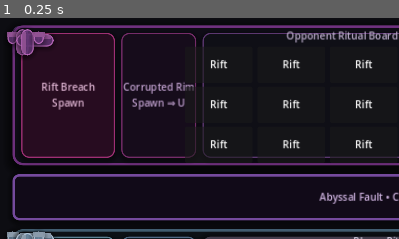
Above: before the commit, frame 1.
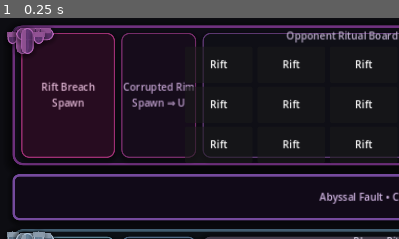
Above: after the commit, the same moment.

Repository: D3MISEarch/AbyssFall-merge-defense
Game: Godot game, scene res://scenes/Main.tscn
Same seed, same stepped clock (60 frames per second), same inputs: the game is played once before the commit and once after it.
Inputs:
- Up to frame 1 (0.25 s): no input
The pictures show only the part of the screen within x 0-50%, y 0-50%; the shares and areas given below are measured in that part.

The runs differ from the first frame. In frame 1, 0.5% of the frame differs, in the area x 3-15%, y 3-18%.
Error before the commit: Invalid call. Nonexistent function 'to_local' in base 'Panel'. (res://scripts/main.gd:522)
Error after the commit: Invalid call. Nonexistent function 'to_local' in base 'Panel'. (res://scripts/main.gd:533)

Commit message:
Refine hostile strip route to front-edge U readability

Diff:
--- a/scripts/main.gd
+++ b/scripts/main.gd
@@ -396,6 +396,17 @@
 		strip_panel.size.y - lane_thickness - 6.0,
 		board_rect.position.y + board_rect.size.y + board_padding
 	)
+	var hostile_top_lane_y: float = clamp(
+		board_rect.position.y - (lane_thickness * 0.55),
+		4.0,
+		strip_panel.size.y - lane_thickness - 4.0
+	)
+	var hostile_bottom_lane_y: float = clamp(
+		board_rect.position.y + board_rect.size.y - (lane_thickness * 0.45),
+		4.0,
+		strip_panel.size.y - lane_thickness - 4.0
+	)
+	var hostile_vertical_height: float = max(42.0, (hostile_bottom_lane_y + lane_thickness) - hostile_top_lane_y)
 	var vertical_height: float = max(42.0, (bottom_lane_y + lane_thickness) - top_lane_y)
 	var horizontal_width: float = max(60.0, (right_lane_x + lane_thickness) - left_lane_x)
 	var spawn_top_entry_y: float = clamp(spawn_rect.position.y + 10.0, 4.0, strip_panel.size.y - lane_thickness - 4.0)
@@ -434,7 +445,7 @@
 		)
 		_add_route_segment(
 			strip_overlay,
-			Rect2(left_lane_x, top_lane_y, lane_thickness, vertical_height),
+			Rect2(left_lane_x, hostile_top_lane_y, lane_thickness, hostile_vertical_height),
 			lane_color,
 			edging_color,
 			glow_color,
@@ -443,7 +454,7 @@
 		)
 		_add_route_segment(
 			strip_overlay,
-			Rect2(left_lane_x, bottom_lane_y, horizontal_width, lane_thickness),
+			Rect2(left_lane_x, hostile_bottom_lane_y, horizontal_width, lane_thickness),
 			lane_color,
 			edging_color,
 			glow_color,
@@ -452,7 +463,7 @@
 		)
 		_add_route_segment(
 			strip_overlay,
-			Rect2(right_lane_x, top_lane_y, lane_thickness, vertical_height),
+			Rect2(right_lane_x, hostile_top_lane_y, lane_thickness, hostile_vertical_height),
 			lane_color,
 			edging_color,
 			glow_color,
